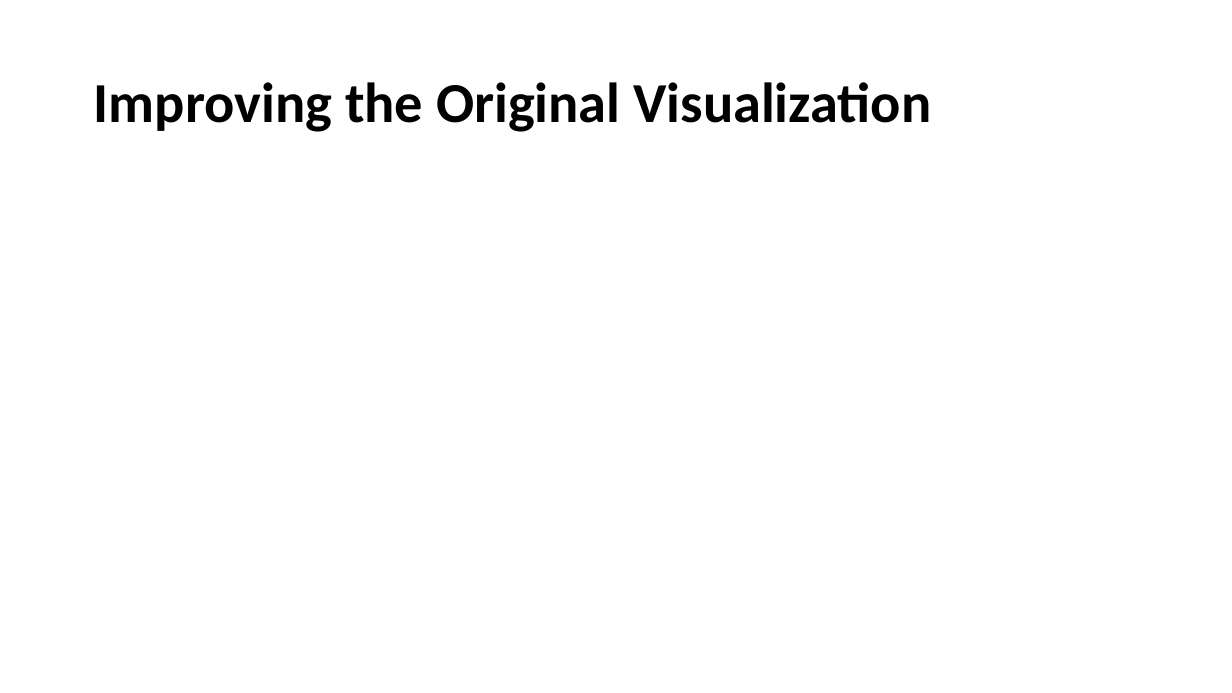
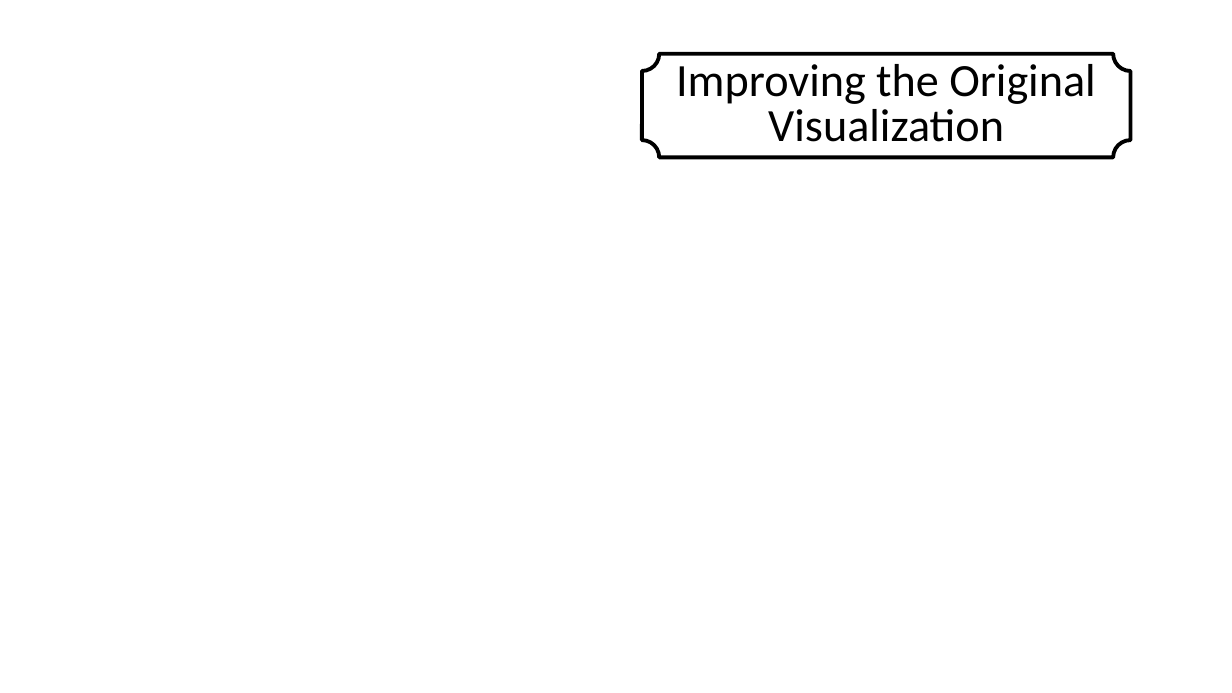
Before and after one commit to suyinlee23/MakeOverMonday_MAT_8790_LeazisLee, a slide deck: slide 6 of Trains vs Planes.pptx. Drawn at 1232x693 pixels with LibreOffice and Linux fonts; fonts in the diff are those of the drawing; background and template pictures are left out. Boxes give left, top, right and bottom in pixels: in the first picture for what was removed or moved away, otherwise in the second. Text is boxed around its words. In the diff, an @@ line names an element or a change of style, - is before the commit and + after.

```diff
--- a/Trains vs Planes.pptx
+++ b/Trains vs Planes.pptx
@@ plaque "Improving the Original Visualization" resized from (x1=94, y1=82, x2=931, y2=132) to (x1=625, y1=39, x2=1149, y2=173) @@
@@ plaque "Improving the Original Visualization" at (x1=625, y1=39, x2=1149, y2=173): size 44 to 36 pt, bold off; alignment left to centre; line spacing 0.9 to 0.8; fill none to #FFFFFF at 82% opacity @@
@@ plaque added at (x1=642, y1=54, x2=1131, y2=157), outline #000000 3 pt @@
```
Also in this commit, not shown: 7 other slides changed, 5 slides added, 4 slides removed.
